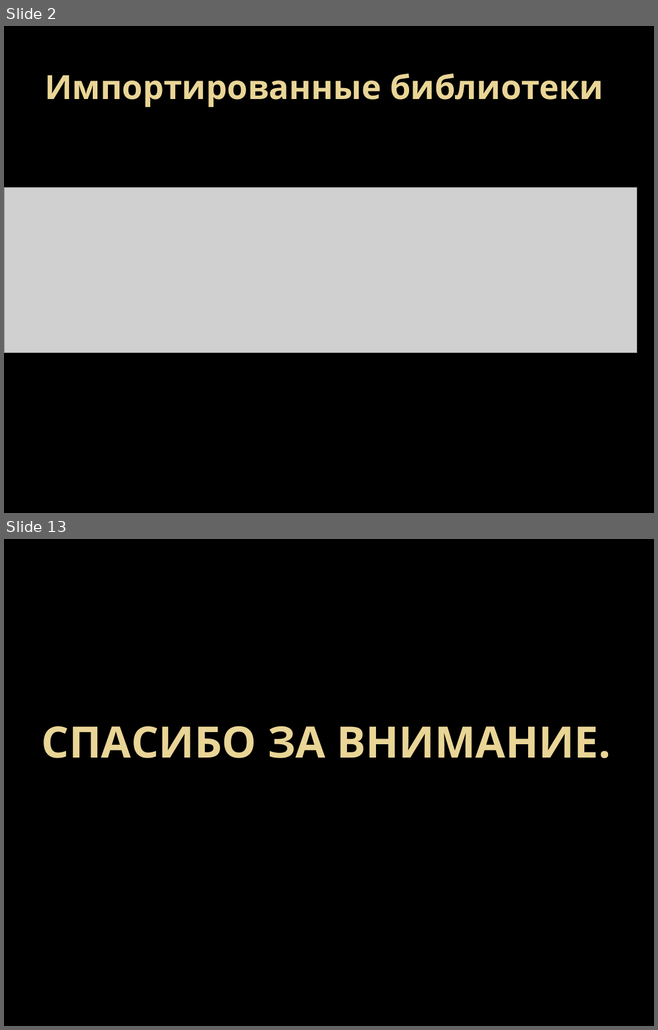
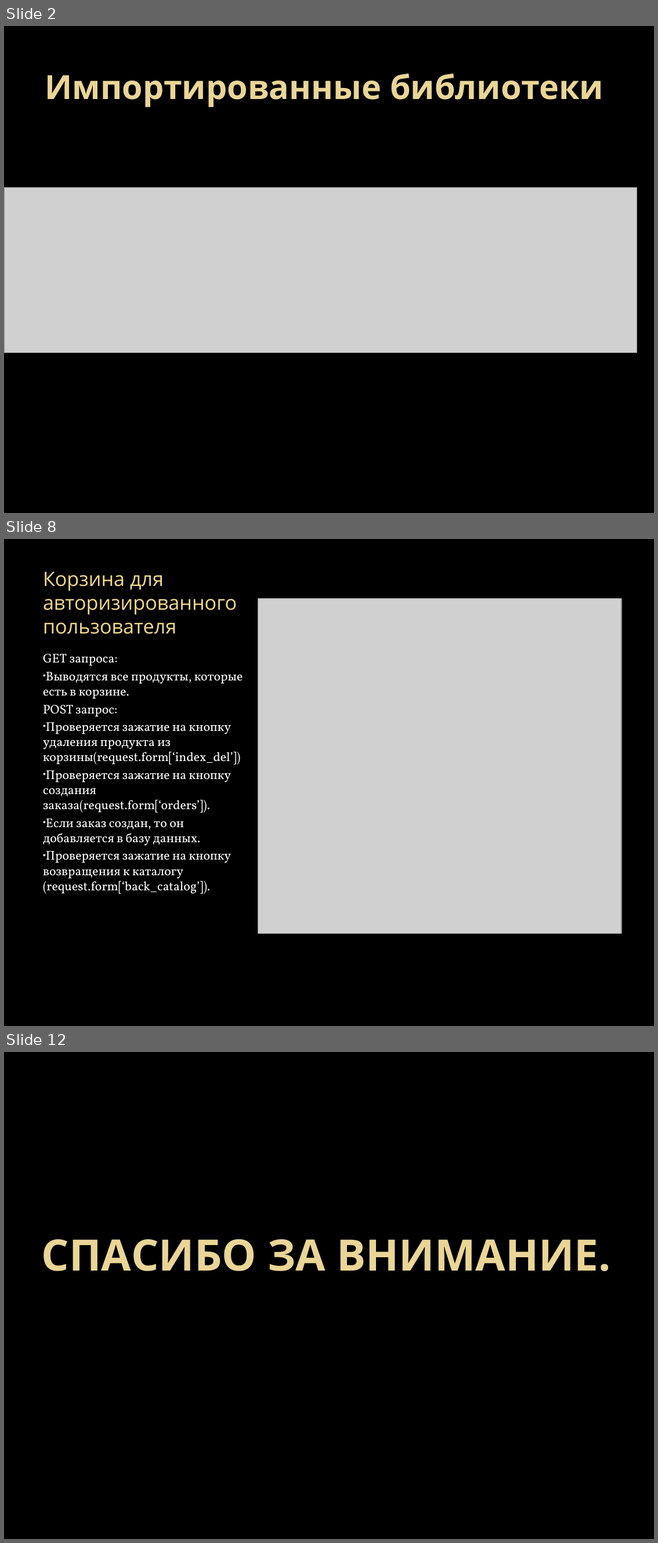
Before and after one commit to Kirill-Kuznetsov-git/online-shop, a slide deck: presentation.pptx. Shown one above the other, each under a label of ours: slides 2 and 13 before the commit, slides 2, 8 and 12 after it; the slides between them are not shown. The pictures are 658x1030 and 658x1543 pixels, drawn with LibreOffice and Linux fonts; fonts in the diff are those of the drawing; grey boxes stand for pictures; background and template pictures are left out. Boxes give left, top, right and bottom in pixels: in the first picture for what was removed or moved away, otherwise in the second. Text is boxed around its words. In the diff, an @@ line names an element or a change of style, - is before the commit and + after.

```diff
--- a/presentation.pptx
+++ b/presentation.pptx
@@ slide 8 added at [4,539,654,1026], background picture (left out) @@
@@ title added at [43,571,237,634], 22 pt, text #F4DB8C @@
+Корзина для авторизированного пользователя
@@ picture added at [258,599,621,934] @@
@@ text added at [43,654,243,894], 14 pt, text #FFFFFF @@
+GET запроса:
+• Выводятся все продукты, которые есть в корзине.
+POST запрос:
+• Проверяется зажатие на кнопку удаления продукта из корзины(request.form[‘index_del’])
+• Проверяется зажатие на кнопку создания заказа(request.form[‘orders’]).
+• Если заказ создан, то он добавляется в базу данных.
+• Проверяется зажатие на кнопку возвращения к каталогу (request.form[‘back_catalog’]).
@@ what was slide 13 is now slide 12 @@
```
Also in this commit, not shown: 2 slides changed, 6 other slides added, 8 slides removed.
